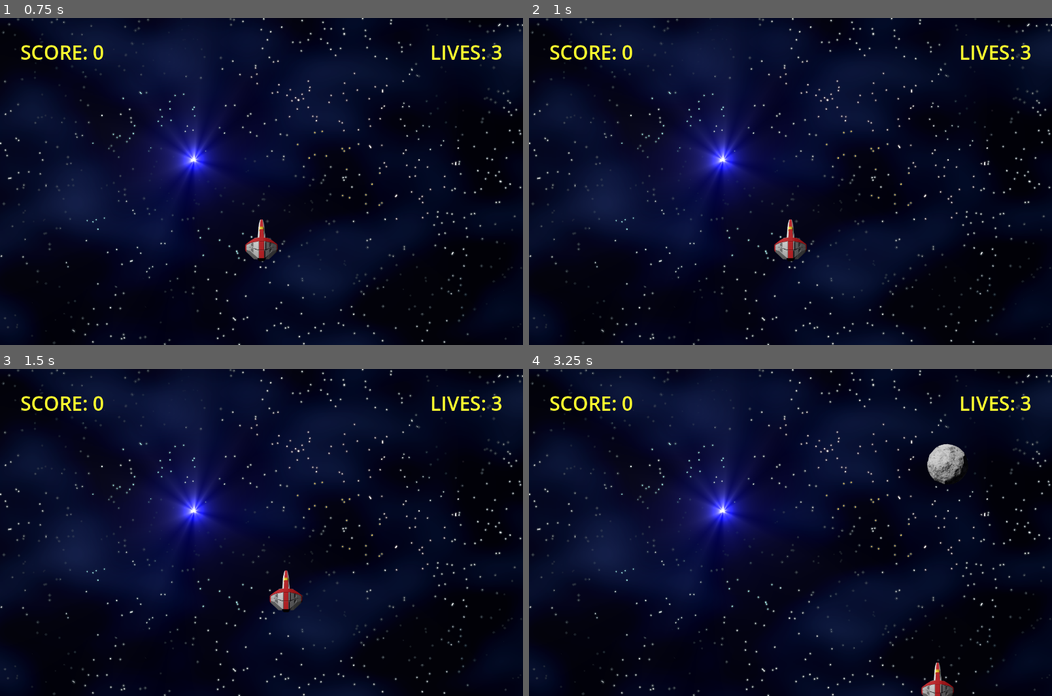
Above: before the commit, frames 1-4 (two rows, left to right).
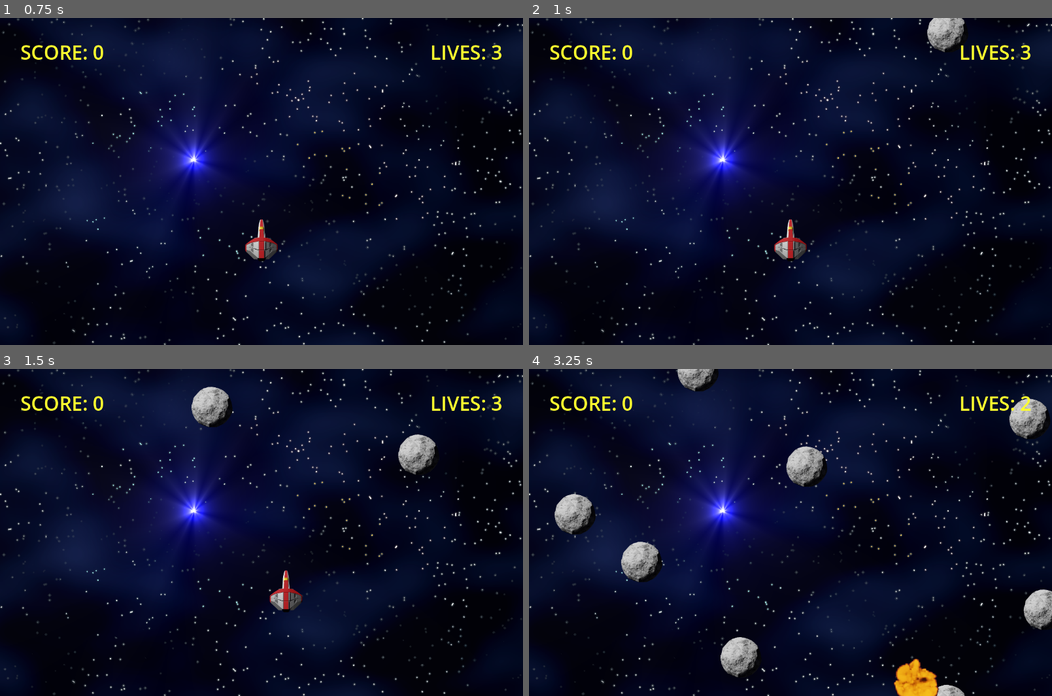
Above: after the commit, the same moments.

Repository: radioation/Godot_Rocks
Game: Godot game, scene res://Scenes/Main/main.tscn
Two runs of this game, one before a commit and one after it. Both use one fixed random seed, a clock stepped at 60 frames per second and the inputs below.
Inputs:
- Up to frame 1 (0.75 s): click "Start" at 0.5 s
- Up to frame 2 (1 s): no input
- Up to frame 3 (1.5 s): hold Right (ui_right) from 1.28 s (still down)
- Up to frame 4 (3.25 s): release Right (ui_right) at 2.03 s; hold Down (ui_down) 2.03-2.78 s; hold Right (ui_right) from 2.78 s (still down)

Frame 1 is identical in both runs. In frame 2, 0.6% of the frame differs, in the area x 76-84%, y 0-11%; in frame 3, 1.4%; in frame 4, 6.2%, in the area x 4-100%, y 0-100%.

Commit message:
playable

Diff:
--- a/CrashBoom01/Scenes/HUD/hud.gd
+++ b/CrashBoom01/Scenes/HUD/hud.gd
@@ -22,6 +22,15 @@
 	$MarginContainer/MessageLabel.text = msg
 
 
+func game_over() -> void:
+	set_message("GAME OVER!")
+	$MarginContainer/MessageLabel.show()
+	$Timer.start()
+	await $Timer.timeout
+	set_message("CRASH BOOM!")
+	$MarginContainer/MessageLabel.show()
+	$MarginContainer/StartButton.show()
+
 func _on_start_button_pressed() -> void:
 	$MarginContainer/MessageLabel.hide()
 	$MarginContainer/StartButton.hide()
--- a/CrashBoom01/Scenes/HUD/hud.tscn
+++ b/CrashBoom01/Scenes/HUD/hud.tscn
@@ -56,4 +56,7 @@
 theme_override_font_sizes/font_size = 64
 text = "Start"
 
+[node name="Timer" type="Timer" parent="."]
+wait_time = 3.0
+
 [connection signal="pressed" from="MarginContainer/StartButton" to="." method="_on_start_button_pressed"]
--- a/CrashBoom01/Scenes/Main/main.gd
+++ b/CrashBoom01/Scenes/Main/main.gd
@@ -56,11 +56,16 @@
 
 	$Player.reset(  Vector2( screensize.x/ 2, screensize.y - $Player/Sprite2D.texture.get_size().y) )
 
-	# wait a bit and start rock timer again
-	$WaitTimer.start()
-	await $WaitTimer.timeout
-	$RockSpawnTimer.start()
-	$ScoreTimer.start()
+	if lives <= 0:
+		# 0 lives, game over.
+		playing = false
+		$HUD.game_over()
+	else:
+		# Keep playing. Wait a bit and start rock timer again
+		$WaitTimer.start()
+		await $WaitTimer.timeout
+		$RockSpawnTimer.start()
+		$ScoreTimer.start()
 
 
 func reset_game() -> void:
@@ -70,7 +75,7 @@
 	score = 0
 	$HUD.update_score(score)
 
-	# place the
+	# place the player
 	$Player.reset(  Vector2( screensize.x/ 2, screensize.y - $Player/Sprite2D.texture.get_size().y) )
 
 
--- a/CrashBoom01/Scenes/Main/main.tscn
+++ b/CrashBoom01/Scenes/Main/main.tscn
@@ -21,16 +21,16 @@
 [node name="Player" parent="." instance=ExtResource("3_qw60k")]
 
 [node name="RockSpawnTimer" type="Timer" parent="."]
-wait_time = 2.0
+wait_time = 0.333
 
 [node name="ExplosionSound" type="AudioStreamPlayer" parent="."]
 stream = ExtResource("5_p6jpk")
 
 [node name="ScoreTimer" type="Timer" parent="."]
-wait_time = 5.0
+wait_time = 2.5
 
 [node name="WaitTimer" type="Timer" parent="."]
-wait_time = 0.333
+wait_time = 2.0
 
 [node name="HUD" parent="." instance=ExtResource("7_xlvfx")]
 
